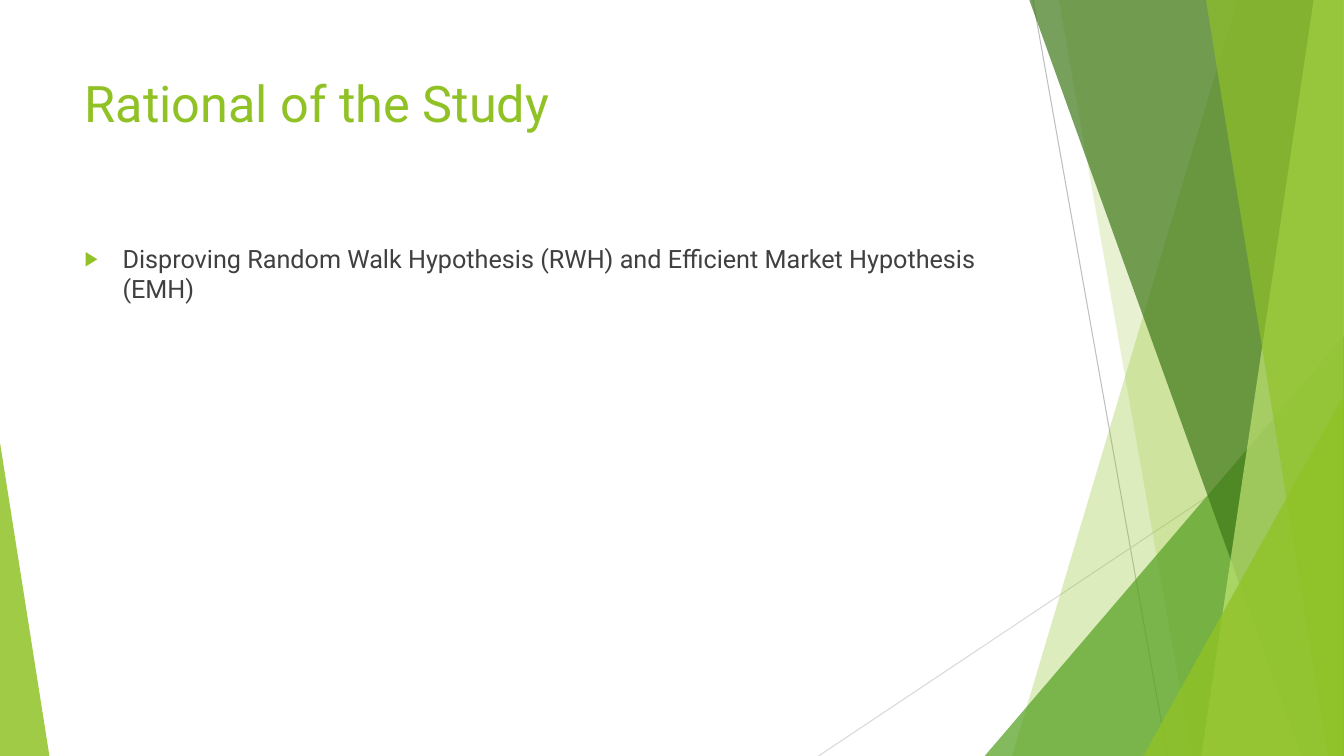
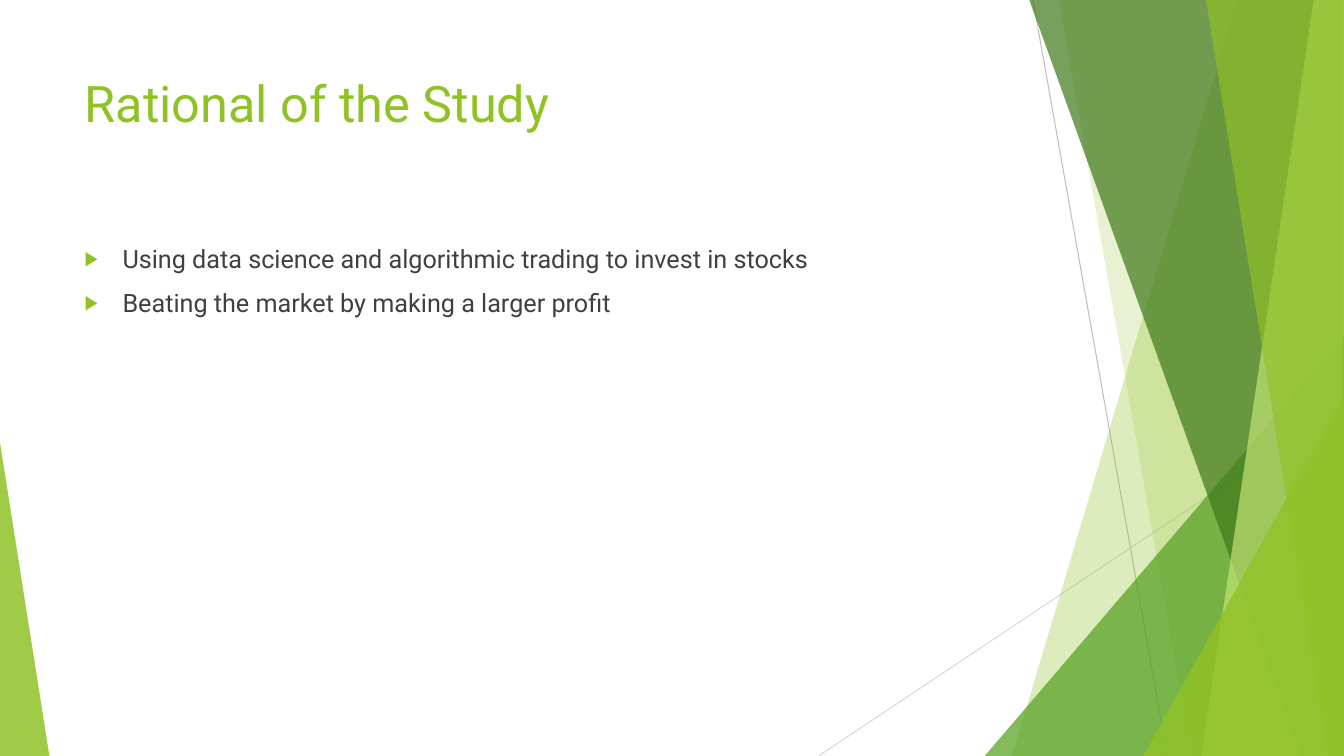
Before and after one commit to doyley91/Data-Driven-Automated-Algorithmic-Trading, a slide deck: slide 3 of Viva/Presentation.pptx. Drawn at 1344x756 pixels with LibreOffice and Linux fonts; fonts in the diff are those of the drawing. Boxes give left, top, right and bottom in pixels: in the first picture for what was removed or moved away, otherwise in the second. Text is boxed around its words. In the diff, an @@ line names an element or a change of style, - is before the commit and + after.

```diff
--- a/Viva/Presentation.pptx
+++ b/Viva/Presentation.pptx
@@ text at (x1=123, y1=249, x2=808, y2=318): text changed @@
-▶ Disproving Random Walk Hypothesis (RWH) and Efficient Market Hypothesis (EMH)
+▶ Using data science and algorithmic trading to invest in stocks
+▶ Beating the market by making a larger profit
```
Also in this commit, not shown: 7 other slides changed, 1 slide added, 2 other files.
